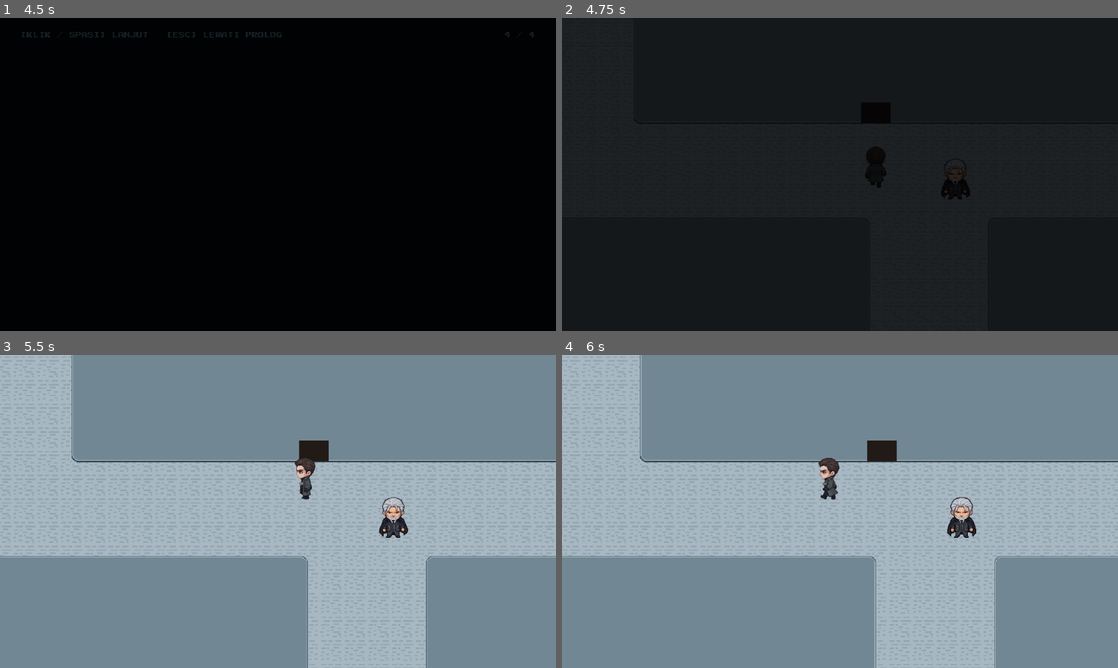
Above: before the commit, frames 1-4 (two rows, left to right).
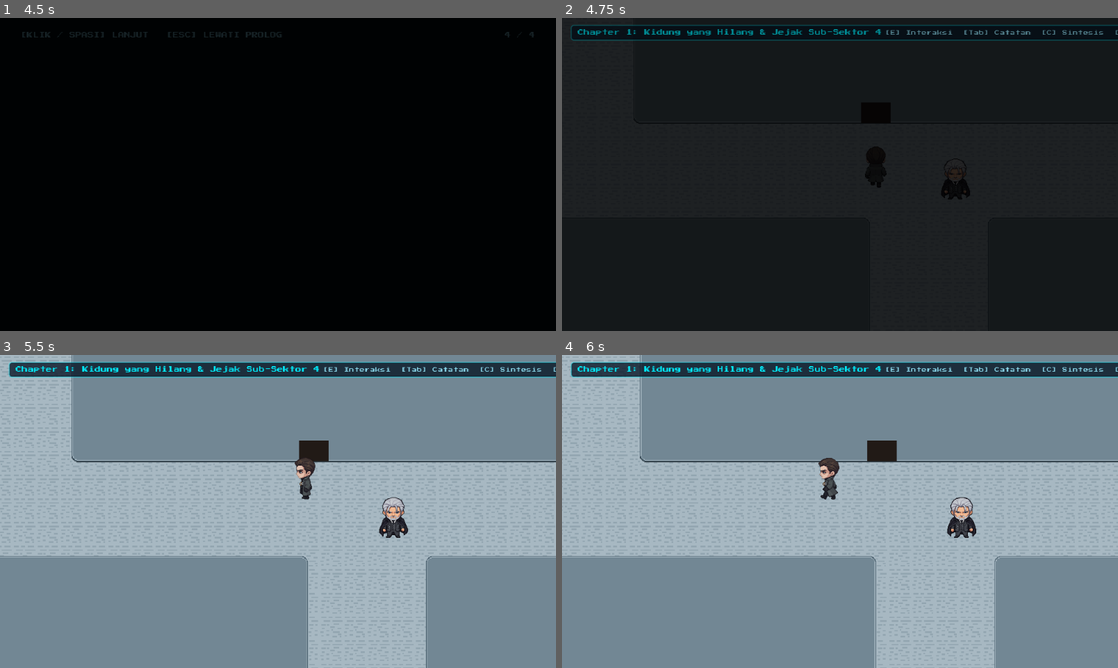
Above: after the commit, the same moments.

Repository: ZharfanFw/the-lethe-protocol
Game: Godot game, scene res://scenes/menu/main_menu.tscn
Two runs of this game, one before a commit and one after it. Both use one fixed random seed, a clock stepped at 60 frames per second and the inputs below. The engine's default icon, where the game draws it, is replaced by a stand-in: a white triangle on a blue panel in a dark square.
Inputs (mouse positions are in pixels of both pictures, inside the frame that each line leads up to):
- Up to frame 1 (4.5 s): click "MULAI INVESTIGASI" at 0.5 s; click "MULAI BARU" at 1.25 s; tap Enter (ui_accept) at 2, 2.27, 2.75, 3.02, 3.5 s; move the mouse to (400, 158) at 2.02 s; hold D (move_right) 2.03-2.78 s; hold E (interact) 2.03-2.78 s; click (400, 158) at 2.17 s; move the mouse to (166, 190) at 2.77 s; hold S (move_down) 2.78-3.53 s; tap E (interact) at 2.85, 3.8 s; click (166, 190) at 2.92 s; move the mouse to (333, 105) at 3.52 s; hold D (move_right) 3.53-4.28 s; hold C (toggle_combiner) 3.53-4.28 s; click (333, 105) at 3.67 s; move the mouse to (250, 237) at 4.27 s; hold W (move_up) from 4.28 s (still down); tap Tab (toggle_notebook) at 4.35 s; click (250, 237) at 4.42 s
- Up to frame 2 (4.75 s): keep holding W (move_up); tap Enter (ui_accept) at 4.52 s; tap E (interact) at 4.55 s
- Up to frame 3 (5.5 s): move the mouse to (444, 558) at 5.02 s; release W (move_up) at 5.03 s; hold A (move_left) from 5.03 s (still down); hold E (interact) from 5.03 s (still down); tap P at 5.1 s; click (444, 558) at 5.17 s; tap Enter (ui_accept) at 5.27 s
- Up to frame 4 (6 s): keep holding A (move_left); move the mouse to (673, 464) at 5.77 s; release E (interact) at 5.78 s; tap E (interact) at 5.85 s; click (673, 464) at 5.92 s

Frame 1 is identical in both runs. In frame 2, 1.3% of the frame differs, in the area x 1-100%, y 2-8%; in frame 3, 5.0%; in frame 4, 5.0%.
Error after the commit: Invalid call. Nonexistent 'bool' constructor. (res://scripts/autoload/UIManager.gd:153)

Commit message:
feat: wire JSON loaders, branching choices, HUD, chapter map slots, and AudioManager

Diff:
--- /dev/null
+++ b/godot/default_bus_layout.tres
@@ -0,0 +1,15 @@
+[gd_resource type="AudioBusLayout" format=3]
+
+[resource]
+bus/1/name = &"BGM"
+bus/1/solo = false
+bus/1/mute = false
+bus/1/bypass_fx = false
+bus/1/volume_db = 0.0
+bus/1/send = &"Master"
+bus/2/name = &"SFX"
+bus/2/solo = false
+bus/2/mute = false
+bus/2/bypass_fx = false
+bus/2/volume_db = 0.0
+bus/2/send = &"Master"
--- a/godot/project.godot
+++ b/godot/project.godot
@@ -20,6 +20,7 @@
 SaveManager="*res://scripts/autoload/SaveManager.gd"
 GameManager="*res://scripts/autoload/GameManager.gd"
 UIManager="*res://scenes/autoload/ui_manager.tscn"
+AudioManager="*res://scripts/autoload/AudioManager.gd"
 
 [display]
 
--- a/godot/scenes/common/combine_station.gd
+++ b/godot/scenes/common/combine_station.gd
@@ -1,7 +1,7 @@
 class_name CombineStation
 extends Area2D
 
-@export var prompt_message: String = "[Spasi / E / C] Meja Sintesis Bukti"
+@export var prompt_message: String = "[E] Meja Sintesis Bukti"
 
 var player_in_zone: bool = false
 var _prompt: Label
@@ -46,7 +46,7 @@
 func _unhandled_input(event: InputEvent) -> void:
 	if not player_in_zone:
 		return
-	if event.is_action_pressed("interact") or (event is InputEventKey and event.is_pressed() and not event.is_echo() and (event.keycode == KEY_E or event.keycode == KEY_SPACE or event.keycode == KEY_C)):
+	if event.is_action_pressed("interact") or (event is InputEventKey and event.is_pressed() and not event.is_echo() and (event.keycode == KEY_E or event.keycode == KEY_C)):
 		get_viewport().set_input_as_handled()
 		open_combiner()
 
--- a/godot/scenes/common/interactable.gd
+++ b/godot/scenes/common/interactable.gd
@@ -4,6 +4,7 @@
 signal collected(evidence_id: String)
 
 @export var evidence_id: String = ""
+@export var dialogue_id: String = ""
 @export var flag_to_set: String = ""
 @export var speaker_name: String = "Arthur Vance"
 @export var lines: Array[String] = []
@@ -75,9 +76,18 @@
 		GameManager.add_memory(memory_bonus)
 	if suspicion_bonus != 0:
 		GameManager.add_suspicion(suspicion_bonus)
-	if not lines.is_empty():
-		UIManager.say(speaker_name, lines)
-
+	var active_speaker: String = speaker_name
+	var active_lines: Array = lines
+	var lookup_id: String = dialogue_id if not dialogue_id.is_empty() else evidence_id
+	if not lookup_id.is_empty():
+		var entry := GameManager.get_interactable_dialogue(lookup_id)
+		if not entry.is_empty():
+			active_speaker = str(entry.get("speaker", active_speaker))
+			var json_lines: Variant = entry.get("lines", [])
+			if json_lines is Array and not json_lines.is_empty():
+				active_lines = json_lines
+	if not active_lines.is_empty():
+		UIManager.say(active_speaker, active_lines)
 	collected.emit(evidence_id)
 	if one_shot:
 		consumed = true
--- /dev/null
+++ b/godot/scripts/autoload/AudioManager.gd
@@ -0,0 +1,36 @@
+extends Node
+
+var _bgm_player: AudioStreamPlayer
+var _sfx_player: AudioStreamPlayer
+var _current_bgm_path: String = ""
+
+func _ready() -> void:
+	process_mode = Node.PROCESS_MODE_ALWAYS
+	_bgm_player = AudioStreamPlayer.new()
+	_bgm_player.bus = "BGM"
+	add_child(_bgm_player)
+
+	_sfx_player = AudioStreamPlayer.new()
+	_sfx_player.bus = "SFX"
+	add_child(_sfx_player)
+
+func play_bgm(path: String) -> void:
+	if path.is_empty() or path == _current_bgm_path or not ResourceLoader.exists(path):
+		return
+	var stream := load(path) as AudioStream
+	if stream:
+		_current_bgm_path = path
+		_bgm_player.stream = stream
+		_bgm_player.play()
+
+func stop_bgm() -> void:
+	_current_bgm_path = ""
+	_bgm_player.stop()
+
+func play_sfx(path: String) -> void:
+	if path.is_empty() or not ResourceLoader.exists(path):
+		return
+	var stream := load(path) as AudioStream
+	if stream:
+		_sfx_player.stream = stream
+		_sfx_player.play()
--- a/godot/scripts/autoload/GameManager.gd
+++ b/godot/scripts/autoload/GameManager.gd
@@ -43,7 +43,8 @@
 var unlocked_deductions: Array[String] = []
 var story_flags: Dictionary = {}
 var evidence_db: Dictionary = {}
-
+var deductions_db: Dictionary = {}
+var chapter_dialogues_cache: Dictionary = {}
 const KNOWN_ITEMS: Dictionary = {
 	"lencana": {
 		"name": "Lencana Unit V-09",
@@ -116,7 +117,55 @@
 		var json := JSON.new()
 		if json.parse(file.get_as_text()) == OK and json.data is Dictionary:
 			evidence_db = json.data.get("evidence", {})
-
+			deductions_db = json.data.get("deductions", {})
+
+func get_chapter_dialogue_data(chapter_num: int = -1) -> Dictionary:
+	var ch: int = current_chapter if chapter_num < 0 else chapter_num
+	if ch <= 0:
+		ch = 1
+	if chapter_dialogues_cache.has(ch):
+		return chapter_dialogues_cache[ch]
+	var path := "res://data/dialogues/chapter_%d_dialogue.json" % ch
+	if not FileAccess.file_exists(path):
+		return {}
+	var file := FileAccess.open(path, FileAccess.READ)
+	if file:
+		var json := JSON.new()
+		if json.parse(file.get_as_text()) == OK and json.data is Dictionary:
+			chapter_dialogues_cache[ch] = json.data
+			return json.data
+	return {}
+
+func get_npc_dialogue(npc_id: String, chapter_num: int = -1) -> Dictionary:
+	if npc_id.is_empty():
+		return {}
+	var data := get_chapter_dialogue_data(chapter_num)
+	var npcs: Dictionary = data.get("npcs", {})
+	if npcs.has(npc_id) and npcs[npc_id] is Dictionary:
+		return npcs[npc_id]
+	if chapter_num < 0:
+		for ch in range(1, TOTAL_CHAPTERS + 1):
+			var ch_npcs: Dictionary = get_chapter_dialogue_data(ch).get("npcs", {})
+			if ch_npcs.has(npc_id) and ch_npcs[npc_id] is Dictionary:
+				return ch_npcs[npc_id]
+	return {}
+
+func get_interactable_dialogue(entry_id: String, chapter_num: int = -1) -> Dictionary:
+	if entry_id.is_empty():
+		return {}
+	var data := get_chapter_dialogue_data(chapter_num)
+	var items: Dictionary = data.get("interactables", {})
+	if items.has(entry_id) and items[entry_id] is Dictionary:
+		return items[entry_id]
+	if chapter_num < 0:
+		for ch in range(1, TOTAL_CHAPTERS + 1):
+			var ch_items: Dictionary = get_chapter_dialogue_data(ch).get("interactables", {})
+			if ch_items.has(entry_id) and ch_items[entry_id] is Dictionary:
+				return ch_items[entry_id]
+	return {}
+
+func get_deduction_info(deduction_id: String) -> Dictionary:
+	return deductions_db.get(deduction_id, {})
 func reset_to_new_game(slot_id: int) -> void:
 	current_slot = slot_id
 	current_chapter = 0
--- a/godot/scripts/autoload/UIManager.gd
+++ b/godot/scripts/autoload/UIManager.gd
@@ -4,15 +4,56 @@
 @onready var hud_panel: Control = $HUDPanel
 @onready var pause_menu: Control = get_node_or_null("PauseMenu")
 
+var _hud_chapter_lbl: Label
+
 func _ready() -> void:
 	process_mode = Node.PROCESS_MODE_ALWAYS
 	if fade_rect:
 		fade_rect.modulate.a = 0.0
+	_build_hud()
 	if hud_panel:
 		hud_panel.hide()
 
+func _build_hud() -> void:
+	if hud_panel == null:
+		return
+	var bar := PanelContainer.new()
+	bar.set_anchors_preset(Control.PRESET_TOP_WIDE)
+	bar.offset_left = 10
+	bar.offset_right = -10
+	bar.offset_top = 8
+	bar.offset_bottom = 26
+	bar.mouse_filter = Control.MOUSE_FILTER_IGNORE
+	var sb := StyleBoxFlat.new()
+	sb.bg_color = Color(0.02, 0.08, 0.14, 0.78)
+	sb.border_color = Color(0.0, 0.94, 1.0, 0.45)
+	sb.set_border_width_all(1)
+	sb.set_corner_radius_all(3)
+	sb.content_margin_left = 8
+	sb.content_margin_right = 8
+	bar.add_theme_stylebox_override("panel", sb)
+	hud_panel.add_child(bar)
+
+	var hbox := HBoxContainer.new()
+	hbox.mouse_filter = Control.MOUSE_FILTER_IGNORE
+	bar.add_child(hbox)
+
+	_hud_chapter_lbl = Label.new()
+	_hud_chapter_lbl.size_flags_horizontal = Control.SIZE_EXPAND_FILL
+	_hud_chapter_lbl.add_theme_font_size_override("font_size", 7)
+	_hud_chapter_lbl.add_theme_color_override("font_color", Color("#00f0ff"))
+	hbox.add_child(_hud_chapter_lbl)
+
+	var hint := Label.new()
+	hint.text = "[E] Interaksi  [Tab] Catatan  [C] Sintesis  [Esc] Pause"
+	hint.add_theme_font_size_override("font_size", 6)
+	hint.add_theme_color_override("font_color", Color("#88d4e8"))
+	hbox.add_child(hint)
+
 func show_hud(show_hud: bool) -> void:
 	if hud_panel:
+		if show_hud and _hud_chapter_lbl:
+			_hud_chapter_lbl.text = GameManager.chapter_title()
 		hud_panel.visible = show_hud
 
 func get_dialogue_box() -> CanvasLayer:
@@ -109,14 +150,18 @@
 			return true
 	# Notebook
 	for n in scene.find_children("DetectiveNotebook", "CanvasLayer", true, false):
-		if n.get("is_open"):
+		if n.visible or bool(n.get("is_open")):
 			return true
 	# Combiner
 	for c in scene.find_children("ItemCombiner", "CanvasLayer", true, false):
-		if c.get("is_open"):
+		if c.visible or bool(c.get("is_open")):
+			return true
+	# Ending terminal
+	for t in scene.find_children("EndingTerminal", "Area2D", true, false):
+		if bool(t.get("_open")):
 			return true
 	# Affine puzzle
 	for a in scene.find_children("AffinePuzzle", "Area2D", true, false):
-		if a.get("_open"):
+		if bool(a.get("_open")):
 			return true
 	return false
--- a/godot/scripts/detective_notebook.gd
+++ b/godot/scripts/detective_notebook.gd
@@ -442,8 +442,8 @@
 	map_info_lbl.add_theme_font_size_override("bold_font_size", 9); map_info_lbl.add_theme_constant_override("line_separation", 6); map_panel.add_child(map_info_lbl)
 
 func _on_inventory_updated() -> void:
-	if tab == 0:
-		_switch_tab(0)
+	if tab == 0 or tab == 1:
+		_switch_tab(tab)
 
 func _switch_tab(t: int) -> void:
 	if tabs.is_empty():
@@ -465,9 +465,25 @@
 		for ev_id in GameManager.collected_evidence:
 			ev_items.append(GameManager.get_evidence_display_dict(ev_id))
 		items = ev_items if not ev_items.is_empty() else db[0]
+	elif tab == 1:
+		var note_items: Array = []
+		for ded_id in GameManager.unlocked_deductions:
+			var ded_info: Dictionary = GameManager.get_deduction_info(ded_id)
+			var ded_title: String = str(ded_info.get("name", ded_id))
+			var reqs: Array = ded_info.get("requires", [])
+			note_items.append({
+				"name": "[DEDUKSI] " + ded_title,
+				"qty": "",
+				"desc": "Kesimpulan investigasi terverifikasi dari sintesis bukti: %s." % ", ".join(reqs),
+				"note": "[color=#00ff88][b][DEDUKSI TERBUKA][/b][/color]\nID: %s (+%d%% Memori)" % [ded_id, int(ded_info.get("memory_bonus", 10))],
+				"extra": "[color=#00f0ff][b][KOMPONEN BUKTI][/b][/color]\n• " + "\n• ".join(reqs)
+			})
+		note_items.append_array(db[1])
+		items = note_items
 	else:
 		items = db[tab]
-	scroll_off = 0; _select(0)
+	scroll_off = 0
+	_select(0)
 
 func _select(i: int) -> void:
 	if items.is_empty(): return
--- a/godot/scripts/dialogue_box.gd
+++ b/godot/scripts/dialogue_box.gd
@@ -37,6 +37,7 @@
 var is_active: bool = false
 var is_typing: bool = false
 var waiting_for_choice: bool = false
+var _active_choices: Array = []
 var typing_tween: Tween
 var arrow_tween: Tween
 var base_container_pos: Vector2
@@ -352,6 +353,7 @@
 			next_indicator.visible = true
 
 func _show_choices(choices: Array) -> void:
+	_active_choices = choices.duplicate(true)
 	waiting_for_choice = true
 	if next_indicator:
 		next_indicator.visible = false
@@ -423,7 +425,30 @@
 
 func _on_choice_clicked(index: int, text: String) -> void:
 	waiting_for_choice = false
+	var chosen_data: Variant = _active_choices[index] if index >= 0 and index < _active_choices.size() else null
+	_active_choices.clear()
 	_clear_choices()
+	if chosen_data is Dictionary:
+		var mem_delta: int = int(chosen_data.get("memory", 0))
+		var sus_delta: int = int(chosen_data.get("suspicion", 0))
+		var flag_name: String = str(chosen_data.get("flag", ""))
+		var ev_id: String = str(chosen_data.get("evidence", ""))
+		if mem_delta != 0:
+			GameManager.add_memory(mem_delta)
+		if sus_delta != 0:
+			GameManager.add_suspicion(sus_delta)
+		if not flag_name.is_empty():
+			GameManager.set_flag(flag_name, true)
+		if not ev_id.is_empty():
+			GameManager.add_evidence(ev_id)
+		var follow_lines: Variant = chosen_data.get("next", [])
+		if follow_lines is Array and not follow_lines.is_empty():
+			for j in range(follow_lines.size() - 1, -1, -1):
+				var item: Variant = follow_lines[j]
+				if item is Dictionary:
+					dialogue_queue.push_front(item)
+				elif item is String:
+					dialogue_queue.push_front({"name": "Arthur Vance", "text": item})
 	choice_selected.emit(index, text)
 	_show_next_line()
 
--- a/godot/scripts/item_combiner.gd
+++ b/godot/scripts/item_combiner.gd
@@ -335,7 +335,16 @@
 	GameManager.replace_evidence([id_a, id_b], new_id)
 	GameManager.set_flag("evidence_combined", true)
 	GameManager.set_flag("puzzle_ja_completed", true)
-	GameManager.add_memory(15)
+	var unlocked_any := false
+	for ded_id in GameManager.deductions_db:
+		var reqs: Array = GameManager.deductions_db[ded_id].get("requires", [])
+		if reqs.size() == 2 and reqs.has(id_a) and reqs.has(id_b):
+			var bonus: int = int(GameManager.deductions_db[ded_id].get("memory_bonus", 10))
+			GameManager.unlock_deduction(str(ded_id), bonus)
+			unlocked_any = true
+			break
+	if not unlocked_any:
+		GameManager.add_memory(15)
 
 	_sync_inventory_from_game_manager()
 	mystery_lbl.visible = false
--- a/godot/scripts/npc.gd
+++ b/godot/scripts/npc.gd
@@ -1,8 +1,8 @@
 extends StaticBody2D
 
+@export var npc_id: String = ""
 @export var speaker_name: String = "Direktur Lucian Graves"
 @export var dialogue_lines: Array[String] = [
-	"Inspektur Vance...? Untuk apa anggota Biro datang ke distrik buruh ini?",
 	"Semalam ada pergerakan mencurigakan di dekat terowongan rel tua Sub-Sektor 4.",
 	"Mereka membawa peti bertanda 'Jayabaya'... Hati-hati, Inspektur. Di sini, dinding pun punya telinga."
 ]
@@ -80,9 +80,17 @@
 			if face_player_on_interact and player_ref:
 				face_target(player_ref.global_position)
 			is_talking = true
-			dlg.start_dialogue(speaker_name, dialogue_lines)
+			var active_speaker: String = speaker_name
+			var active_lines: Array = dialogue_lines
+			if not npc_id.is_empty():
+				var entry := GameManager.get_npc_dialogue(npc_id)
+				if not entry.is_empty():
+					active_speaker = str(entry.get("speaker", active_speaker))
+					var json_lines: Variant = entry.get("lines", [])
+					if json_lines is Array and not json_lines.is_empty():
+						active_lines = json_lines
+			dlg.start_dialogue(active_speaker, active_lines)
 			get_viewport().set_input_as_handled()
-
 func _on_body_entered(body: Node2D) -> void:
 	if body.name == "Player" or body.is_in_group("player"):
 		player_ref = body
--- a/godot/scripts/world.gd
+++ b/godot/scripts/world.gd
@@ -10,6 +10,36 @@
 		"follow": true,
 	},
 	"indoor": {
+		"scene": preload("res://scenes/maps/indoor_office.tscn"),
+		"size": Vector2(640, 340),
+		"zoom": Vector2(0.85, 0.85),
+		"follow": false,
+	},
+	"ch1_subsector4": {
+		"scene": preload("res://scenes/maps/outdoor_city.tscn"),
+		"size": Vector2(1280, 960),
+		"zoom": Vector2(0.85, 0.85),
+		"follow": true,
+	},
+	"ch2_dock": {
+		"scene": preload("res://scenes/maps/outdoor_city.tscn"),
+		"size": Vector2(1280, 960),
+		"zoom": Vector2(0.85, 0.85),
+		"follow": true,
+	},
+	"ch3_sector0": {
+		"scene": preload("res://scenes/maps/indoor_office.tscn"),
+		"size": Vector2(640, 340),
+		"zoom": Vector2(0.85, 0.85),
+		"follow": false,
+	},
+	"ch3_undercity": {
+		"scene": preload("res://scenes/maps/outdoor_city.tscn"),
+		"size": Vector2(1280, 960),
+		"zoom": Vector2(0.85, 0.85),
+		"follow": true,
+	},
+	"ch4_office_top": {
 		"scene": preload("res://scenes/maps/indoor_office.tscn"),
 		"size": Vector2(640, 340),
 		"zoom": Vector2(0.85, 0.85),
Not shown, changed: godot/PROJECT_STATE.md
